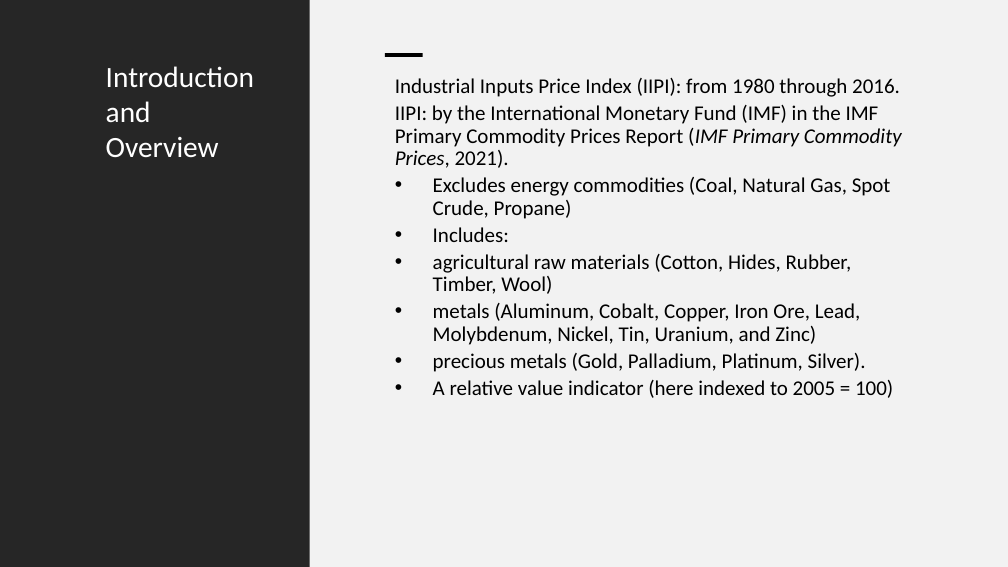
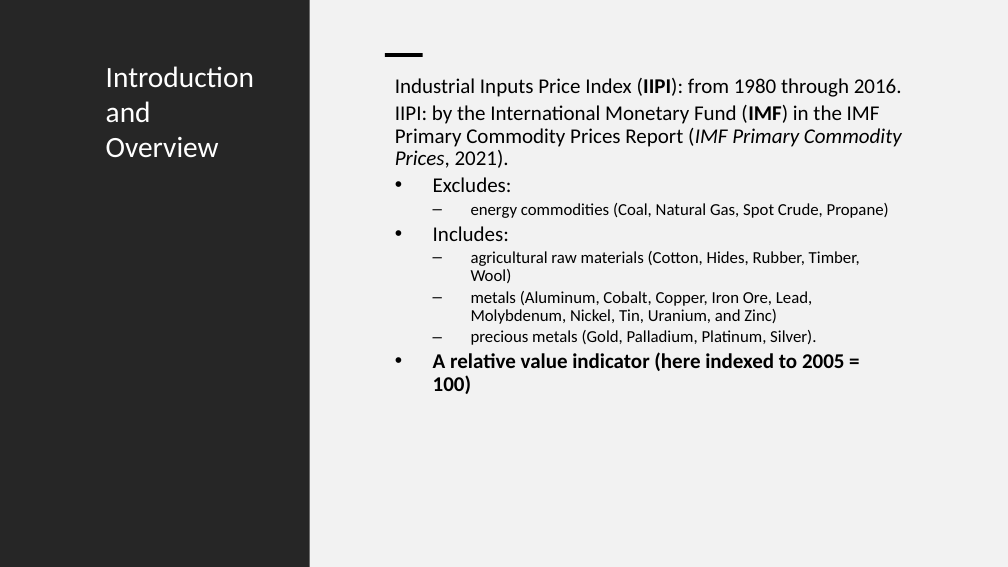
Before and after one commit to npthomas208/DS809-time-series, a slide deck: slide 2 of DS809ProjectPresentation v2.pptm. Drawn at 1008x567 pixels with LibreOffice and Linux fonts; fonts in the diff are those of the drawing. Boxes give left, top, right and bottom in pixels: in the first picture for what was removed or moved away, otherwise in the second. Text is boxed around its words. In the diff, an @@ line names an element or a change of style, - is before the commit and + after.

```diff
--- a/DS809ProjectPresentation v2.pptm
+++ b/DS809ProjectPresentation v2.pptm
@@ text at [395, 78, 902, 394]: bold on in "(IIPI):", "(IMF)", "A relative value indicator (here indexed to ..."; size 15 to 12 pt in "agricultural raw materials (Cotton, Hides, Rubber, Timber, ...", "metals (Aluminum, Cobalt, Copper, Iron Ore, Lead, ...", "precious metals (Gold, Palladium, Platinum, Silver)."; bullet • to –; list level 1 to 2 in "agricultural raw materials (Cotton, Hides, ..."; list level 1 to 2 in "metals (Aluminum, Cobalt, Copper, Iron ..."; list level 1 to 2 in "precious metals (Gold, Palladium, Platinum, ..." @@
@@ text at [433, 177, 889, 218]: text changed; size 15 to 12 pt @@
-• Excludes energy commodities (Coal, Natural Gas, Spot Crude, Propane)
+• Excludes:
+  – energy commodities (Coal, Natural Gas, Spot Crude, Propane)
```
Also in this commit, not shown: 40 other slides changed, 2 slides added, 8 slides removed, 8 other files.
